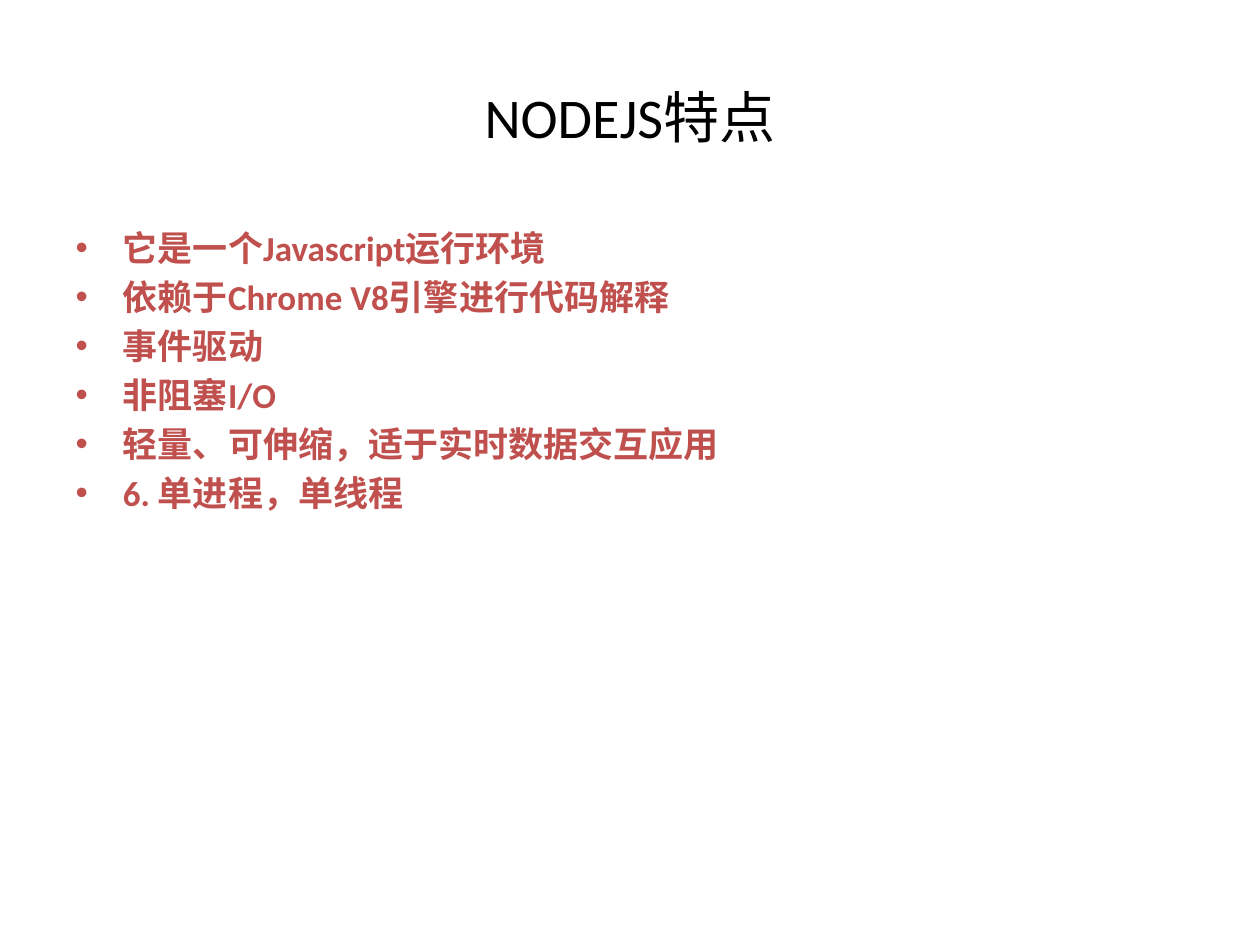
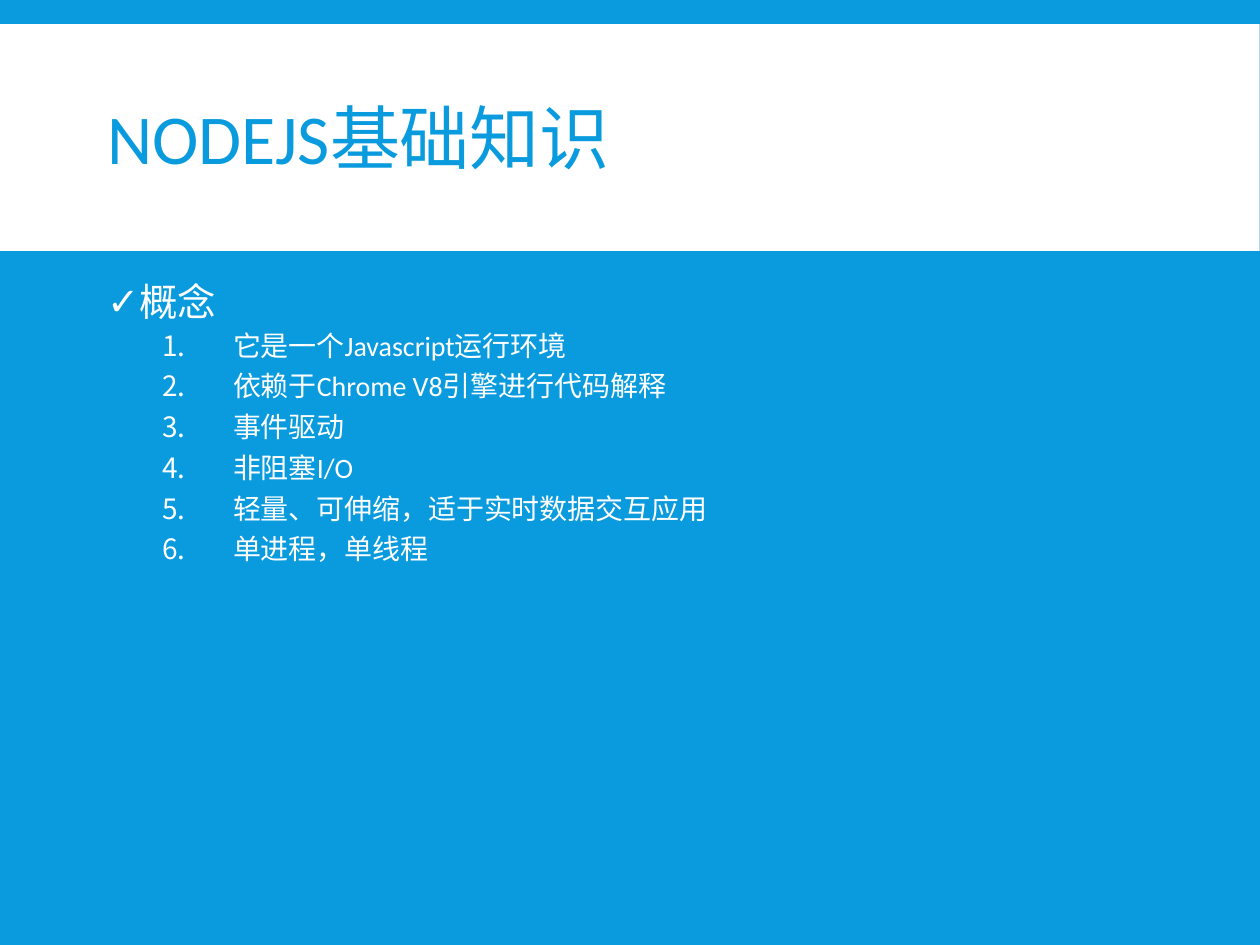
Before and after one commit to xiayu1986/webLearn, a slide deck: slide 2 of mix/技术分享/NODE技术分享.pptx (slide 1 before the commit). Drawn at 1260x945 pixels with LibreOffice and Linux fonts; fonts in the diff are those of the drawing. Boxes give left, top, right and bottom in pixels: in the first picture for what was removed or moved away, otherwise in the second. Text is boxed around its words. In the diff, an @@ line names an element or a change of style, - is before the commit and + after.

```diff
--- a/mix/技术分享/NODE技术分享.pptx
+++ b/mix/技术分享/NODE技术分享.pptx
@@ background #FFFFFF to #099BDD @@
@@ rectangle added at (x1=0, y1=24, x2=1260, y2=251), fill #FFFFFF @@
@@ title added at (x1=107, y1=106, x2=610, y2=170), 40 pt, text #099BDD @@
+NODEJS基础知识
@@ title removed at (x1=485, y1=92, x2=776, y2=143) @@
-NODEJS特点
@@ text "概念" moved from (x1=123, y1=231, x2=719, y2=511) to (x1=139, y1=283, x2=707, y2=562) @@
@@ text at (x1=139, y1=283, x2=216, y2=319): paragraph added @@
+✓ 概念
@@ text at (x1=233, y1=332, x2=707, y2=522): size 20 to 16 pt, text colour #C0504D to #FFFFFF, bold off in "它是一个Javascript运行环境", "依赖于Chrome V8引擎进行代码解释", "事件驱动", "非阻塞I/O" and 1 more places; bullet • to 1.; list level 1 to 2 in "它是一个Javascript运行环境"; line spacing 1 to 0.9; list level 1 to 2 in "依赖于Chrome V8引擎进行代码解释"; list level 1 to 2 in "事件驱动"; list level 1 to 2 in "非阻塞I/O"; list level 1 to 2 in "轻量、可伸缩，适于实时数据交互应用" @@
@@ text at (x1=233, y1=535, x2=428, y2=562): text changed; size 20 to 16 pt; text colour #C0504D to #FFFFFF; bold off @@
-• 6. 单进程，单线程
+  6. 单进程，单线程
```
Also in this commit, not shown: 11 other slides changed, 6 slides added, 2 slides removed.
